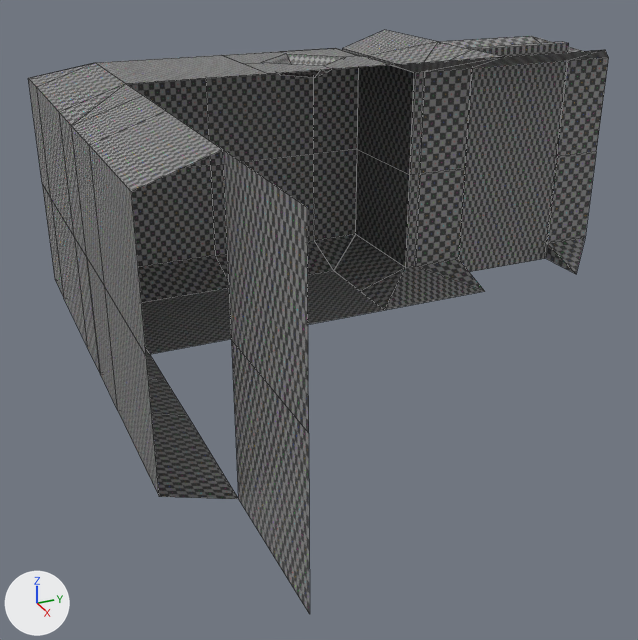
Renders of the Blender file assets/blender/tiles.blend from each side of a commit.
The view is the same before and after, from a 50 mm camera at (6.47, -1.79, 3.01) aimed at (0.99, 0.68, 0.27). The lights are fixed; the arrows at lower left show +X, +Y and +Z. Mesh edges are drawn as thin lines.

In view in the first picture: 'door', 'doorway', 'floor_even', 'floor_uneven', 'l_in_r_in', 'l_in_r_none', 'l_in_r_out', 'l_none_r_none', 'l_none_r_out', 'l_out_r_none', 'l_out_r_out', 'wall'.
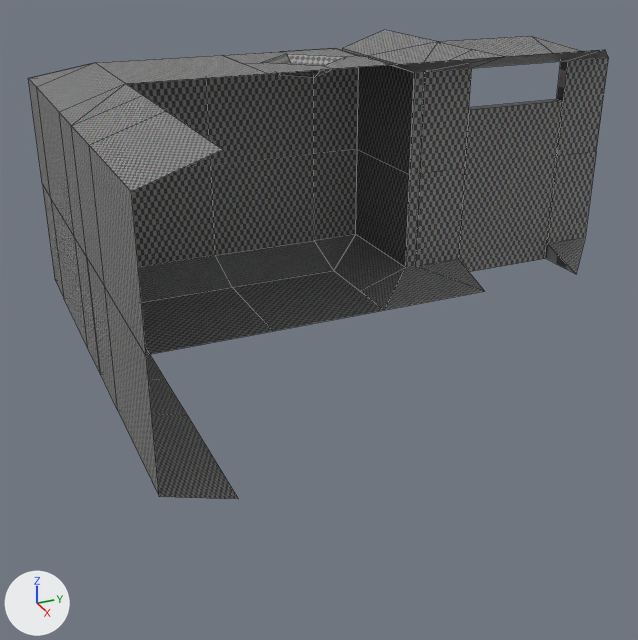
What changed in the scene script:
```text
Change me_cube:
    where me_cube.from_pydata(...)  # 8 vertices, 6 faces; spans x -0.05..0.05, y -0.49..0.49, z 0.0..2.0
    used by ob_door; parent = ob_doorway; location = (0.0, 3.0, 0.0); rotation_euler = (0.0, 0.0, -3.142), in degrees (0, 0, -180)
    me_cube part 1: the whole mesh is scaled about the mesh origin by (1, 1, 0.75)
Change ob_wall:
    add ob_wall.hide_set(True)
```

Boxes [x1, y1, x2, y2] around the edits, measured in the pictures (638 x 640 px):
'wall', hidden: before [223, 150, 310, 614]
'door', mesh rescaled (6% narrower, 25% shorter): before [458, 42, 569, 272]; after [458, 99, 562, 272]
